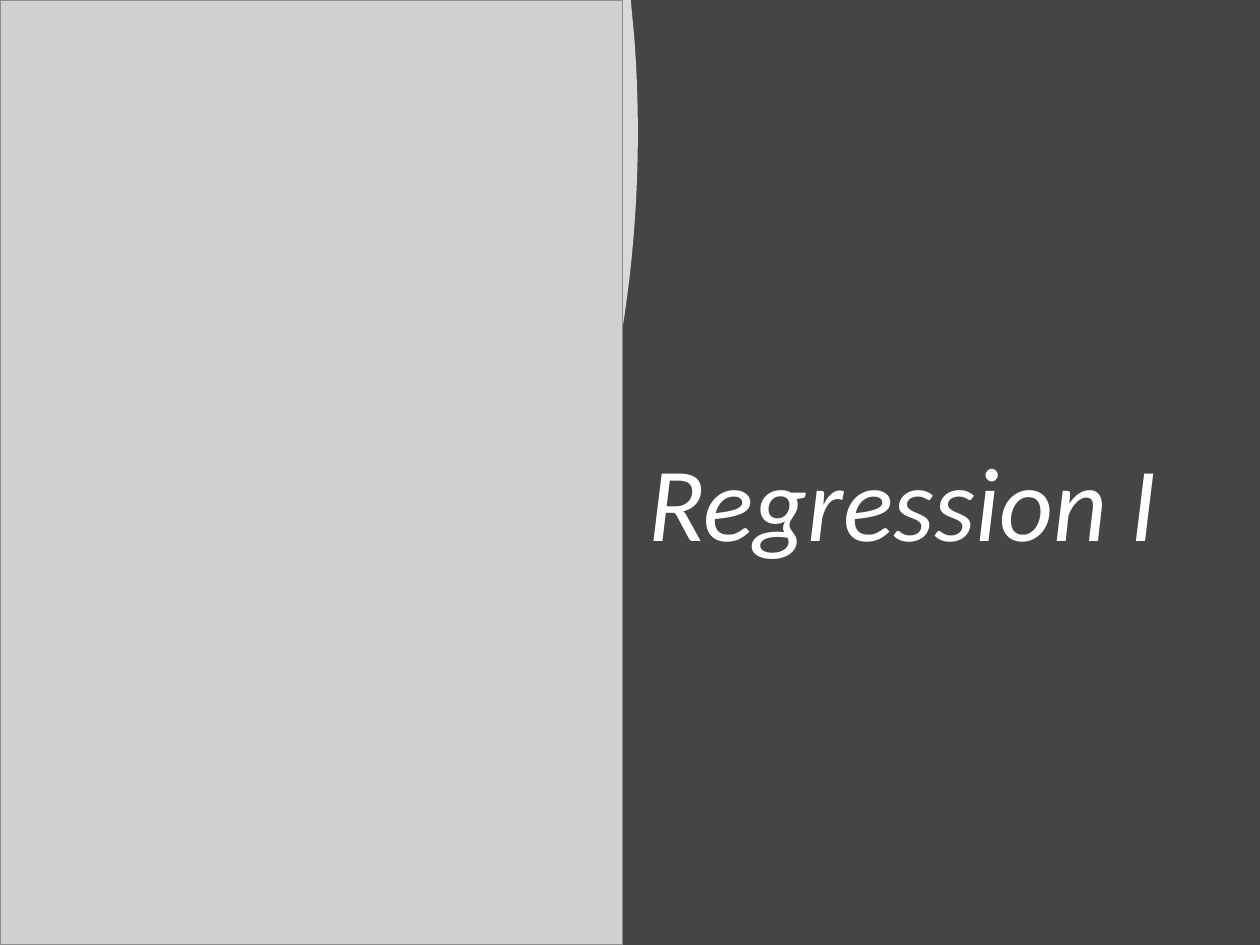
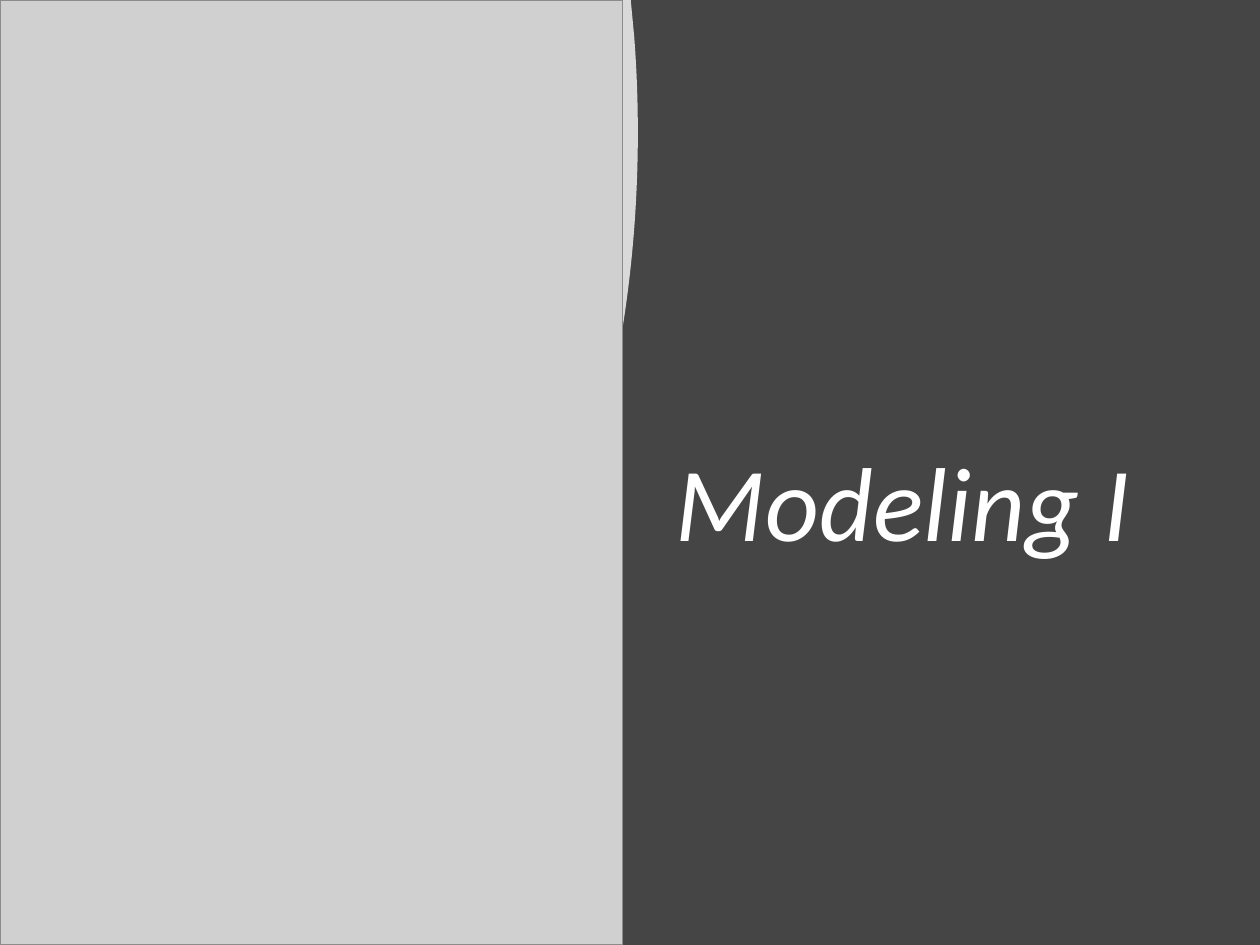
Before and after one commit to Yixf-Self/STOR320_WEBSITE, a slide deck: slide 1 of Lecture/Lecture 22/Lecture 22.pptx. Drawn at 1260x945 pixels with LibreOffice and Linux fonts; fonts in the diff are those of the drawing; grey boxes stand for pictures. Boxes give left, top, right and bottom in pixels: in the first picture for what was removed or moved away, otherwise in the second. Text is boxed around its words. In the diff, an @@ line names an element or a change of style, - is before the commit and + after.

```diff
--- a/Lecture/Lecture 22/Lecture 22.pptx
+++ b/Lecture/Lecture 22/Lecture 22.pptx
@@ title at (676, 468, 1129, 559): text changed @@
-Regression I
+Modeling I
```
Also in this commit, not shown: 2 other slides changed, 32 slides added, 5 other files.
